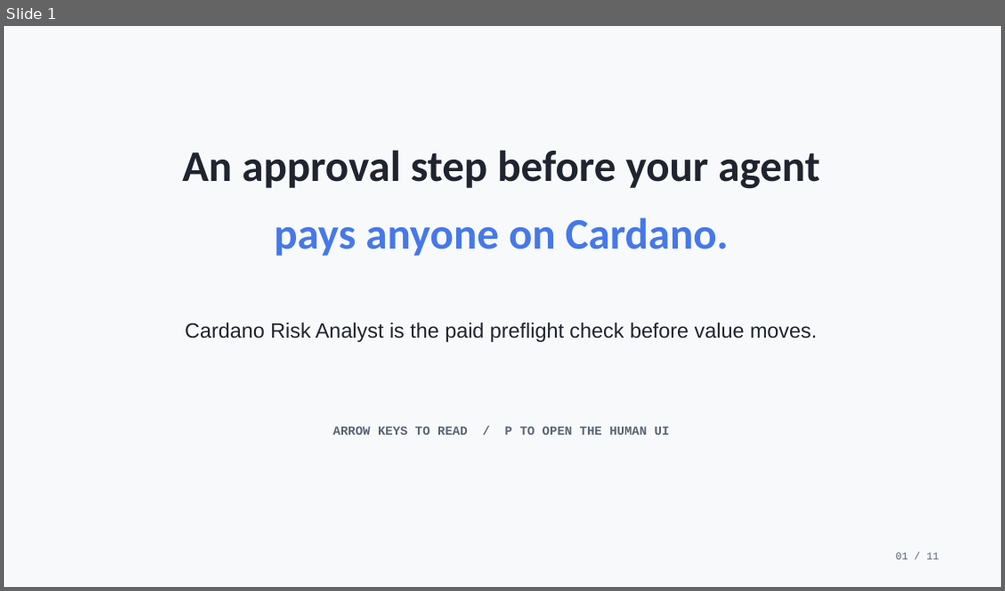
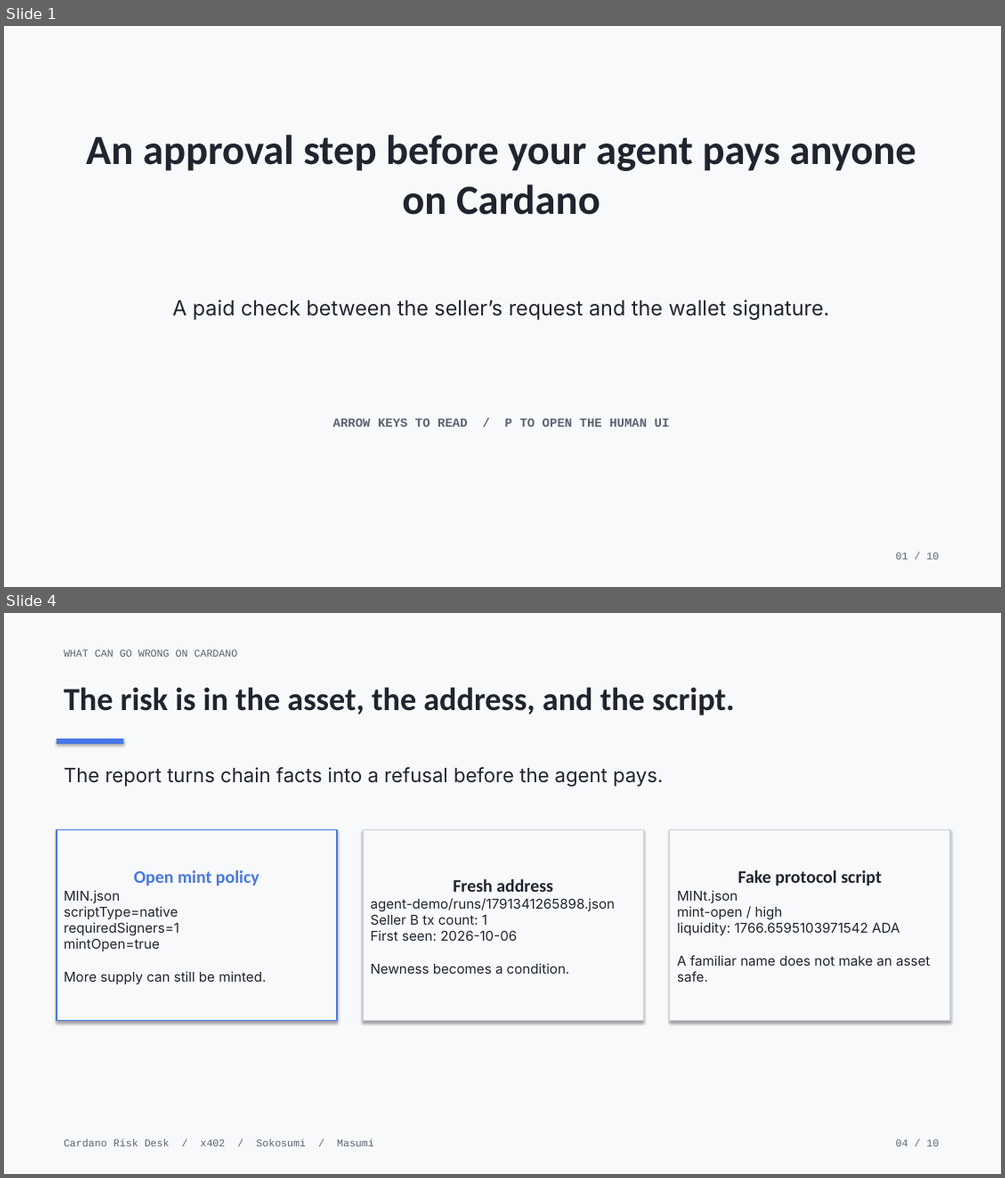
Before and after one commit to pieakshat/cardano-risk-coworker, a slide deck: deck/cardano-risk-analyst.pptx. Shown one above the other, each under a label of ours: slide 1 before the commit, slides 1 and 4 after it; the slides between them are not shown. The pictures are 1005x591 and 1005x1178 pixels, drawn with LibreOffice and Linux fonts; fonts in the diff are those of the drawing. Boxes give left, top, right and bottom in pixels: in the first picture for what was removed or moved away, otherwise in the second. Text is boxed around its words. In the diff, an @@ line names an element or a change of style, - is before the commit and + after.

Commit message:
Rewrite Cardano risk pitch deck

```diff
--- a/deck/cardano-risk-analyst.pptx
+++ b/deck/cardano-risk-analyst.pptx
@@ slide 4 added at [4,613,1001,1174], background #F8F9FB @@
@@ text added at [64,649,238,657], 10 pt, text #5A6472 @@
+WHAT CAN GO WRONG ON CARDANO
@@ text added at [64,687,735,715], 31 pt, text #1F242E, bold @@
+The risk is in the asset, the address, and the script.
@@ rectangle added at [57,738,123,744], fill #4678E8 @@
@@ text added at [64,767,663,787], 19 pt, text #1F242E @@
+The report turns chain facts into a refusal before the agent pays.
@@ rectangle added at [57,830,337,1021], fill #F8F9FB, outline #4678E8 1.2 pt, 13 pt, text #1F242E @@
+Open mint policy
+MIN.json
+scriptType=native
+requiredSigners=1
+mintOpen=true
+More supply can still be minted.
@@ rectangle added at [363,830,643,1021], fill #F8F9FB, outline #C9D1DD 1.2 pt, 13 pt, text #1F242E @@
+Fresh address
+agent-demo/runs/1791341265898.json
+Seller B tx count: 1
+First seen: 2026-10-06
+Newness becomes a condition.
@@ rectangle added at [670,830,950,1021], fill #F8F9FB, outline #C9D1DD 1.2 pt, 13 pt, text #1F242E @@
+Fake protocol script
+MINt.json
+mint-open / high
+liquidity: 1766.6595103971542 ADA
+A familiar name does not make an asset safe.
@@ text added at [64,1139,374,1146], 10 pt, text #5A6472 @@
+Cardano Risk Desk / x402 / Sokosumi / Masumi
@@ text added at [896,1139,938,1146], 10 pt, text #5A6472 @@
+04 / 10
@@ slide 1 changed as well @@
@@ text at [86,135,916,215]: text changed; size 42 to 40 pt @@
-An approval step before your agent
+An approval step before your agent pays anyone on Cardano
@@ text at [172,299,829,320]: text changed; size 42 to 20 pt; font Calibri to Inter; text colour #4678E8 to #1F242E; bold off @@
-pays anyone on Cardano.
+A paid check between the seller’s request and the wallet signature.
@@ text removed at [185,322,817,342] @@
-Cardano Risk Analyst is the paid preflight check before value moves.
@@ text "ARROW KEYS TO READ / ...": place and size @@
-text "ARROW KEYS TO READ / ..." at [333,426,670,435]
+text "ARROW KEYS TO READ / ..." at [333,418,670,426]
@@ text removed at [896,552,938,559] @@
-01 / 11
@@ text added at [896,552,938,559], 10 pt, text #5A6472 @@
+01 / 10
```
Also in this commit, not shown: 8 other slides added, 10 slides removed, 4 other files.
